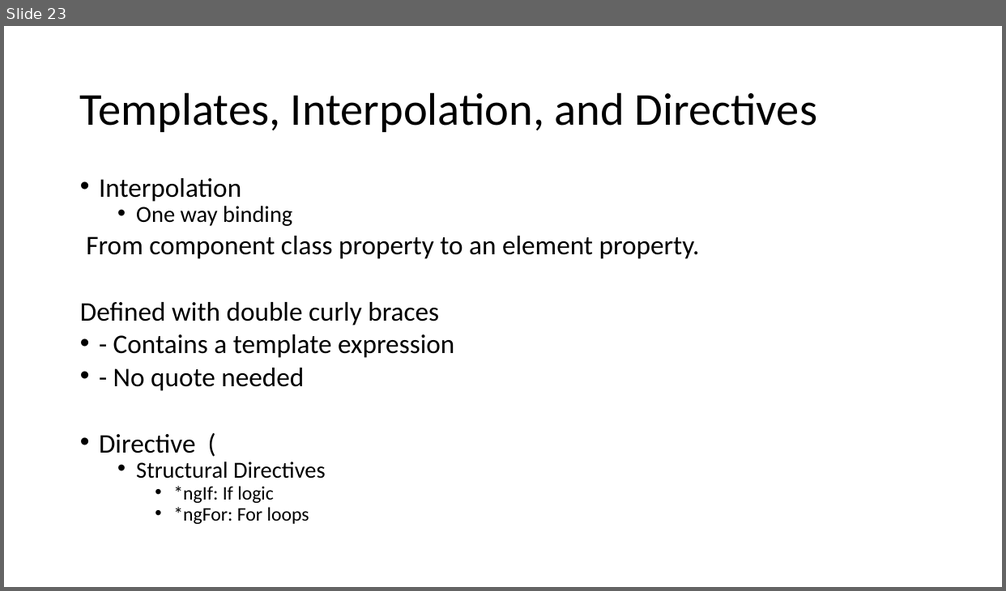
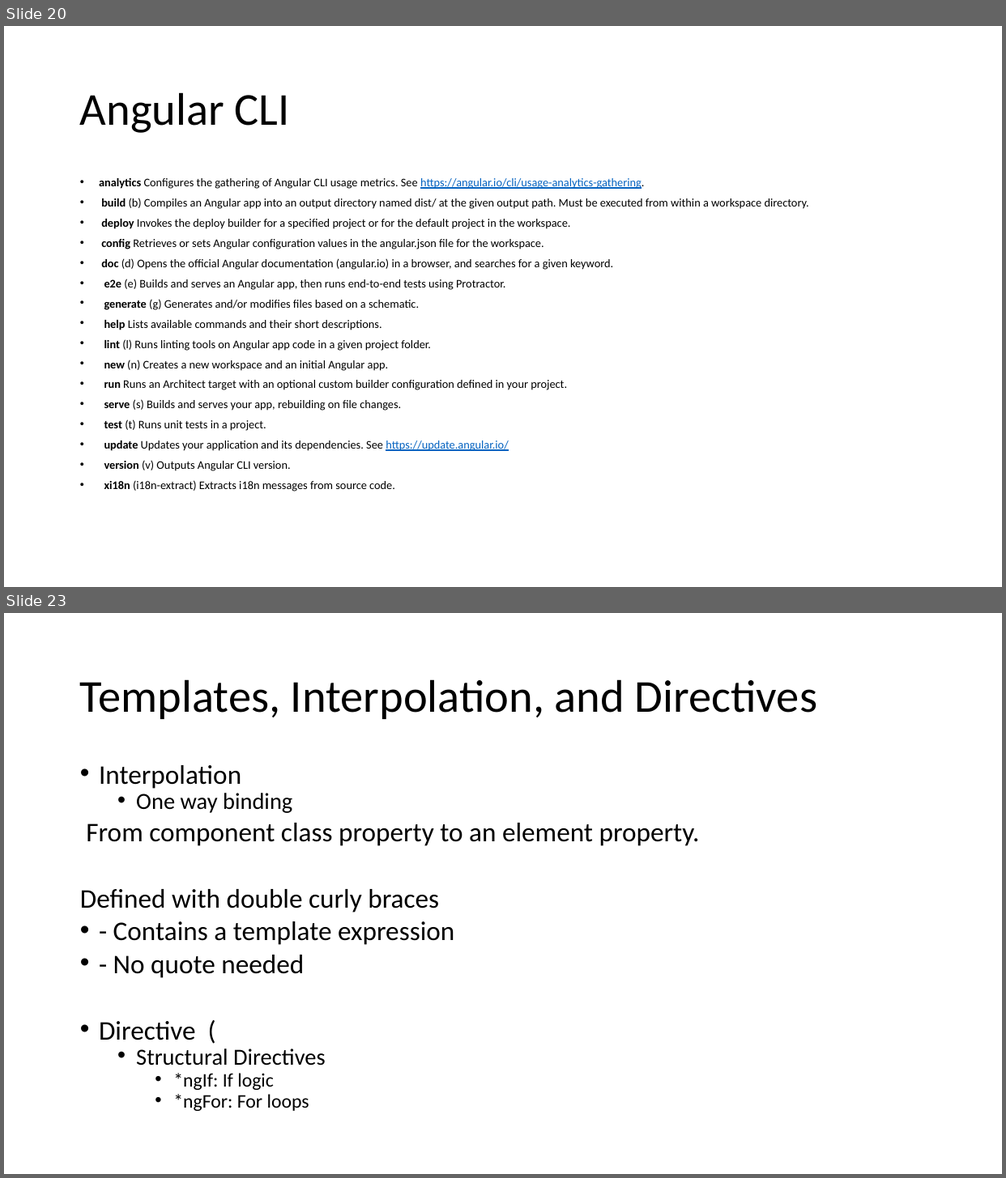
Before and after one commit to sitaramgarlapati/angularDemo, a slide deck: slides/Ang Sessions.pptx. Shown one above the other, each under a label of ours: slide 23 before the commit, slides 20 and 23 after it; the slides between them are not shown. The pictures are 1006x591 and 1006x1178 pixels, drawn with LibreOffice and Linux fonts; fonts in the diff are those of the drawing. Boxes give left, top, right and bottom in pixels: in the first picture for what was removed or moved away, otherwise in the second. Text is boxed around its words. In the diff, an @@ line names an element or a change of style, - is before the commit and + after.

```diff
--- a/slides/Ang Sessions.pptx
+++ b/slides/Ang Sessions.pptx
@@ slide 20 added at (x1=4, y1=26, x2=1002, y2=587), background #FFFFFF @@
@@ title added at (x1=80, y1=92, x2=290, y2=133), 44 pt, text #000000 @@
+Angular CLI
@@ text added at (x1=99, y1=178, x2=809, y2=492), 11.2 pt, text #000000 @@
+• analytics Configures the gathering of Angular CLI usage metrics. See https://angular.io/cli/usage-analytics-gathering.
+• build (b) Compiles an Angular app into an output directory named dist/ at the given output path. Must be executed from within a workspace directory.
+• deploy Invokes the deploy builder for a specified project or for the default project in the workspace.
+• config Retrieves or sets Angular configuration values in the angular.json file for the workspace.
+• doc (d) Opens the official Angular documentation (angular.io) in a browser, and searches for a given keyword.
+• e2e (e) Builds and serves an Angular app, then runs end-to-end tests using Protractor.
+• generate (g) Generates and/or modifies files based on a schematic.
+• help Lists available commands and their short descriptions.
+• lint (l) Runs linting tools on Angular app code in a given project folder.
+• new (n) Creates a new workspace and an initial Angular app.
+• run Runs an Architect target with an optional custom builder configuration defined in your project.
+• serve (s) Builds and serves your app, rebuilding on file changes.
+• test (t) Runs unit tests in a project.
+• update Updates your application and its dependencies. See https://update.angular.io/
+• version (v) Outputs Angular CLI version.
+• xi18n (i18n-extract) Extracts i18n messages from source code.
```
Also in this commit, not shown: 12 slides changed, 9 other slides added, 12 slides removed, 1 other file.
